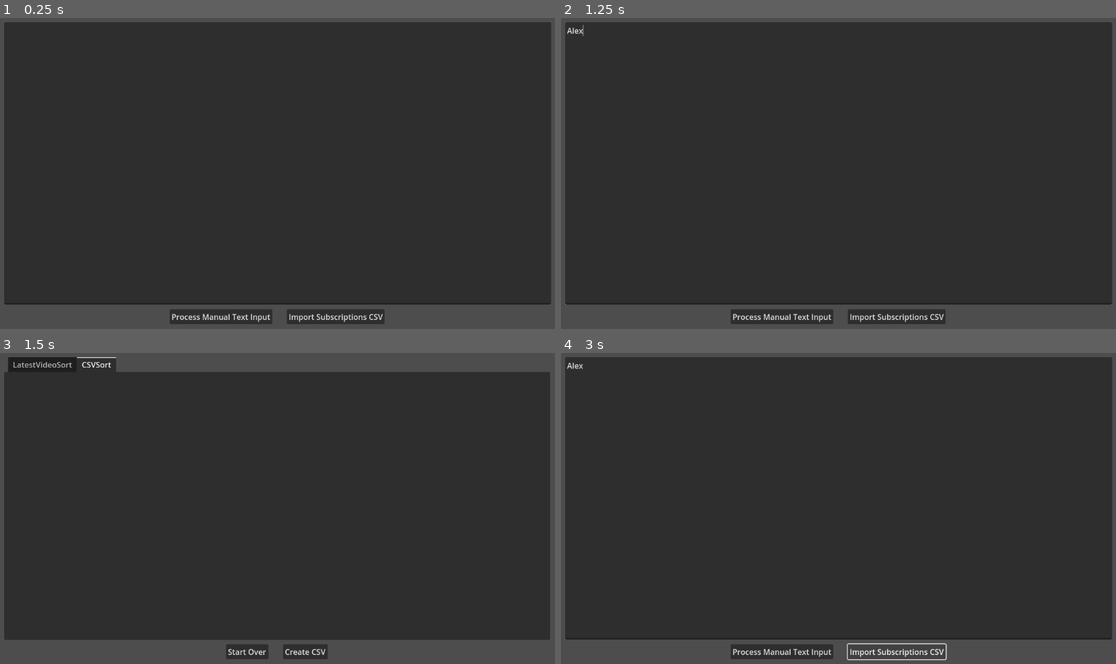
Above: before the commit, frames 1-4 (two rows, left to right).
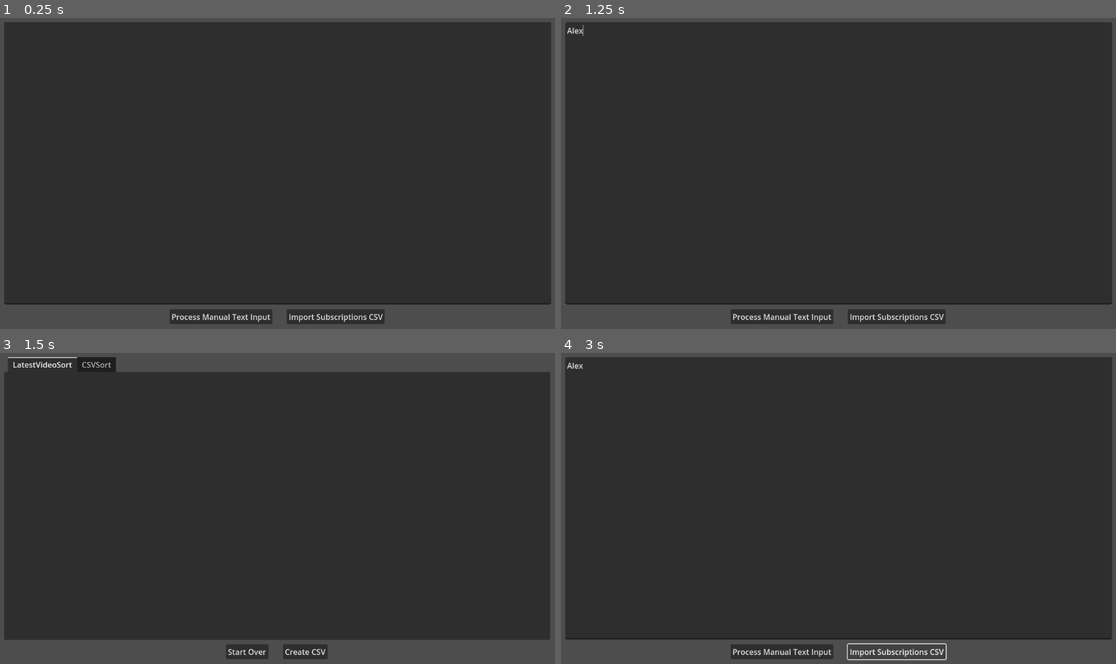
Above: after the commit, the same moments.

Repository: ZeikJT/godot-youtube-subscription-health
Game: Godot game, scene res://check-channels.tscn
Same seed, same stepped clock (60 frames per second), same inputs: the game is played once before the commit and once after it.
Inputs (mouse positions are in pixels of both pictures, inside the frame that each line leads up to):
- Up to frame 1 (0.25 s): no input
- Up to frame 2 (1.25 s): click (838, 164) at 0.52 s; type "Alex" at 0.6 s
- Up to frame 3 (1.5 s): click "Process Manual Text Input" at 1.25 s
- Up to frame 4 (3 s): click "Start Over" at 2 s; click "Import Subscriptions CSV" at 2.75 s

Frames 1-2 are identical in both runs. In frame 3, 0.2% of the frame differs, in the area x 1-21%, y 1-5%; in frame 4, nothing differs.
Error in both runs: Assertion failed. (res://check-channels.gd:215)

Commit message:
Fix CSV result screen

Diff:
--- a/check-channels.tscn
+++ b/check-channels.tscn
@@ -111,7 +111,6 @@
 offset_bottom = -40.0
 grow_horizontal = 2
 grow_vertical = 2
-current_tab = 1
 
 [node name="LatestVideoSort" type="Control" parent="OutputScreen/TabContainer"]
 layout_mode = 2
